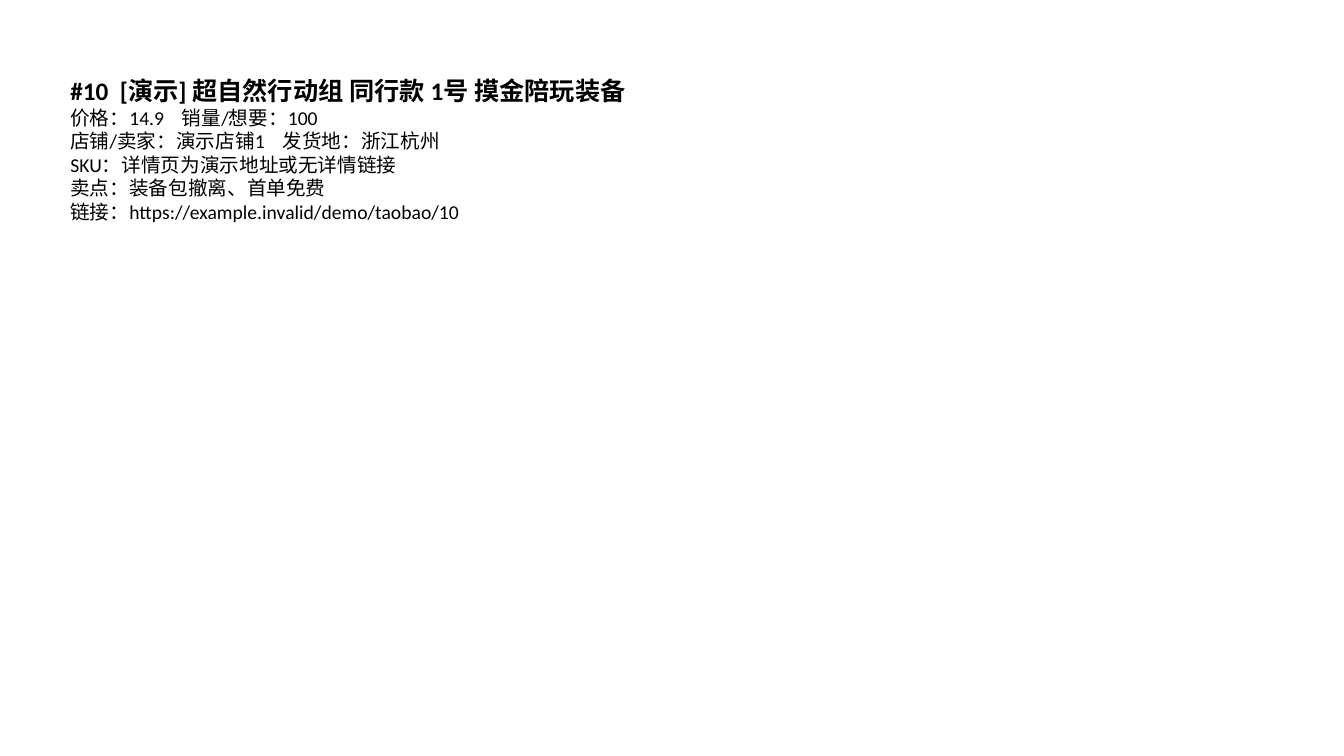
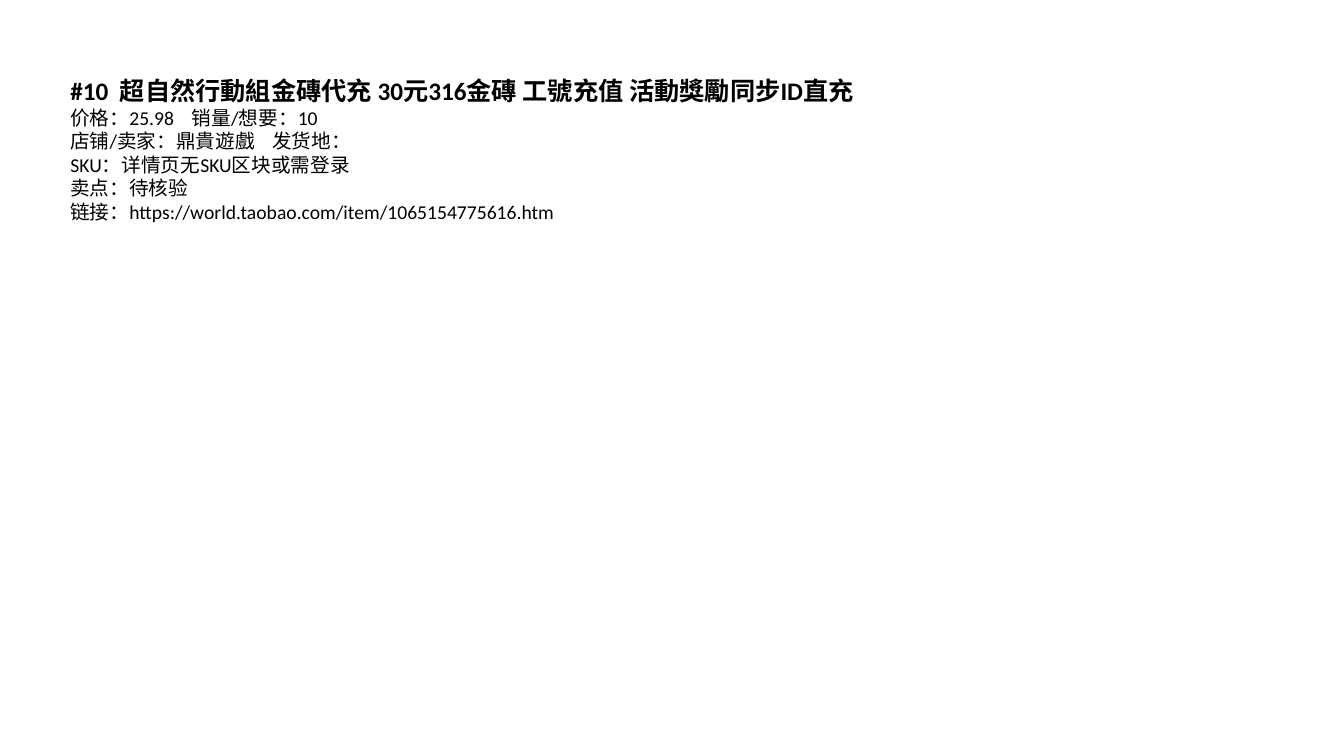
Before and after one commit to 02zhuniu-ship-it/-, a slide deck: slide 11 of archive/2026-09-30/taobao/PPT报告/淘宝同行爆款分析-2026-09-30.pptx. Drawn at 1344x756 pixels with LibreOffice and Linux fonts; fonts in the diff are those of the drawing. Boxes give left, top, right and bottom in pixels: in the first picture for what was removed or moved away, otherwise in the second. Text is boxed around its words. In the diff, an @@ line names an element or a change of style, - is before the commit and + after.

```diff
--- a/archive/2026-09-30/taobao/PPT报告/淘宝同行爆款分析-2026-09-30.pptx
+++ b/archive/2026-09-30/taobao/PPT报告/淘宝同行爆款分析-2026-09-30.pptx
@@ text at [70, 78, 853, 222]: text changed @@
-#10 [演示] 超自然行动组 同行款 1号 摸金陪玩装备
-价格：14.9 销量/想要：100
-店铺/卖家：演示店铺1 发货地：浙江杭州
-SKU：详情页为演示地址或无详情链接
-卖点：装备包撤离、首单免费
-链接：https://example.invalid/demo/taobao/10
+#10 超自然行動組金磚代充 30元316金磚 工號充值 活動獎勵同步ID直充
+价格：25.98 销量/想要：10
+店铺/卖家：鼎貴遊戲 发货地：
+SKU：详情页无SKU区块或需登录
+卖点：待核验
+链接：https://world.taobao.com/item/1065154775616.htm
```
Also in this commit, not shown: 10 other slides changed, 5 slides added, 42 other files.
